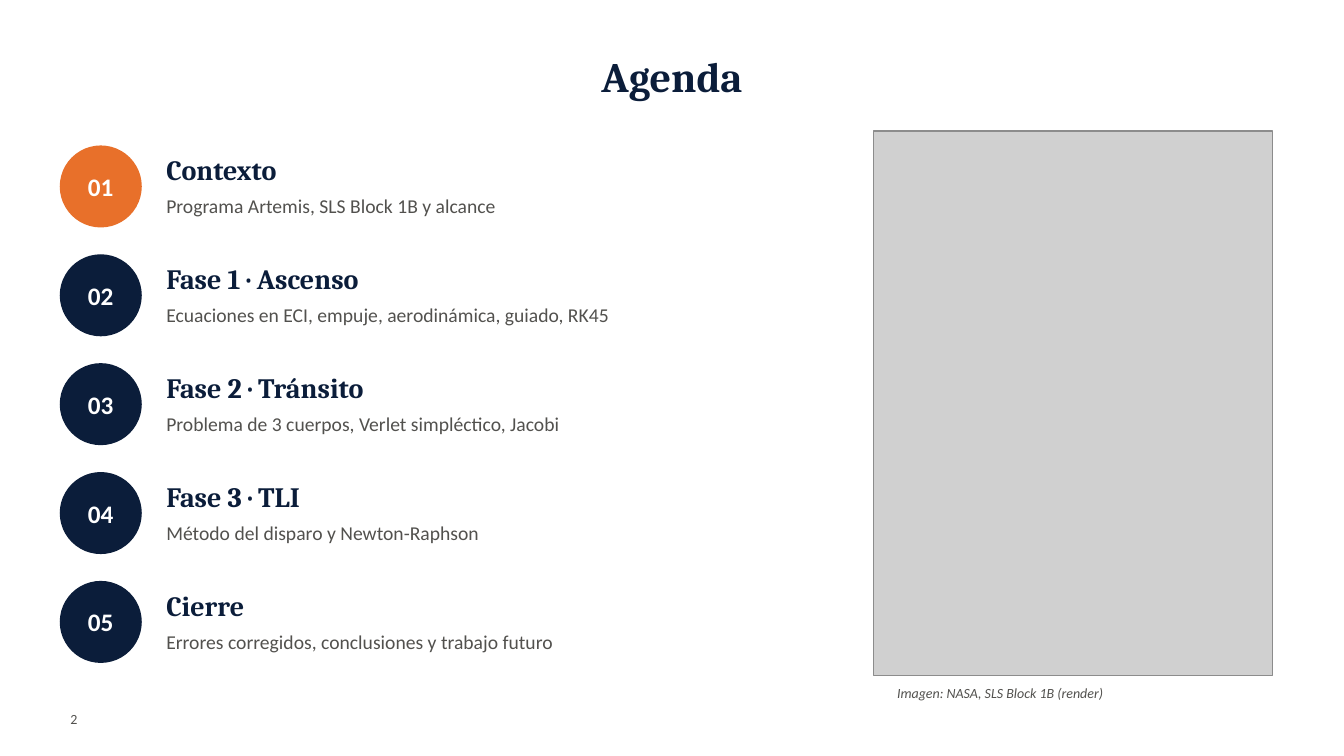
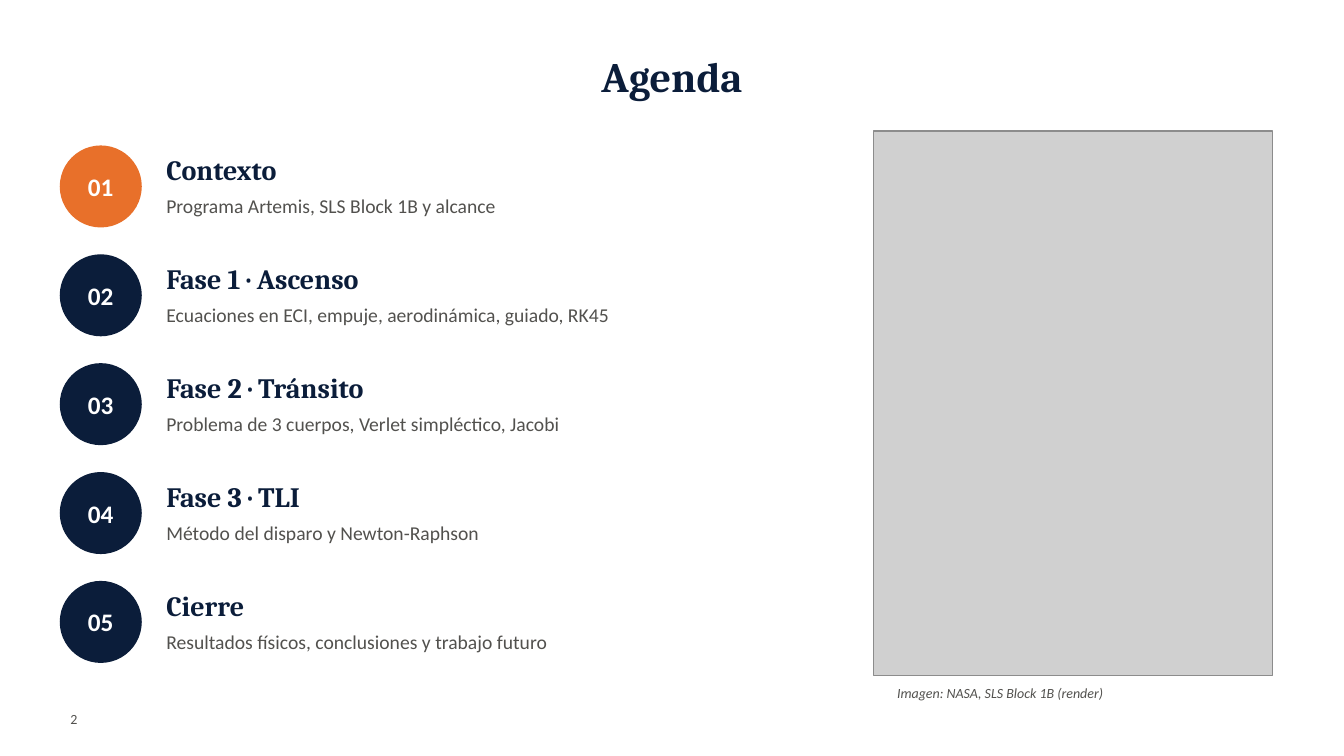
Before and after one commit to Mayday3003/ArtemisIV-flight-dynamics, a slide deck: slide 2 of docs/presentation/Artemis_IV_UdeM.pptx. Drawn at 1344x756 pixels with LibreOffice and Linux fonts; fonts in the diff are those of the drawing; grey boxes stand for pictures; background and template pictures are left out. Boxes give left, top, right and bottom in pixels: in the first picture for what was removed or moved away, otherwise in the second. Text is boxed around its words. In the diff, an @@ line names an element or a change of style, - is before the commit and + after.

```diff
--- a/docs/presentation/Artemis_IV_UdeM.pptx
+++ b/docs/presentation/Artemis_IV_UdeM.pptx
@@ text at [166, 635, 547, 653]: text changed @@
-Errores corregidos, conclusiones y trabajo futuro
+Resultados físicos, conclusiones y trabajo futuro
```
Also in this commit, not shown: 4 other slides changed, 1 slide added, 2 slides removed, 2 other files.
